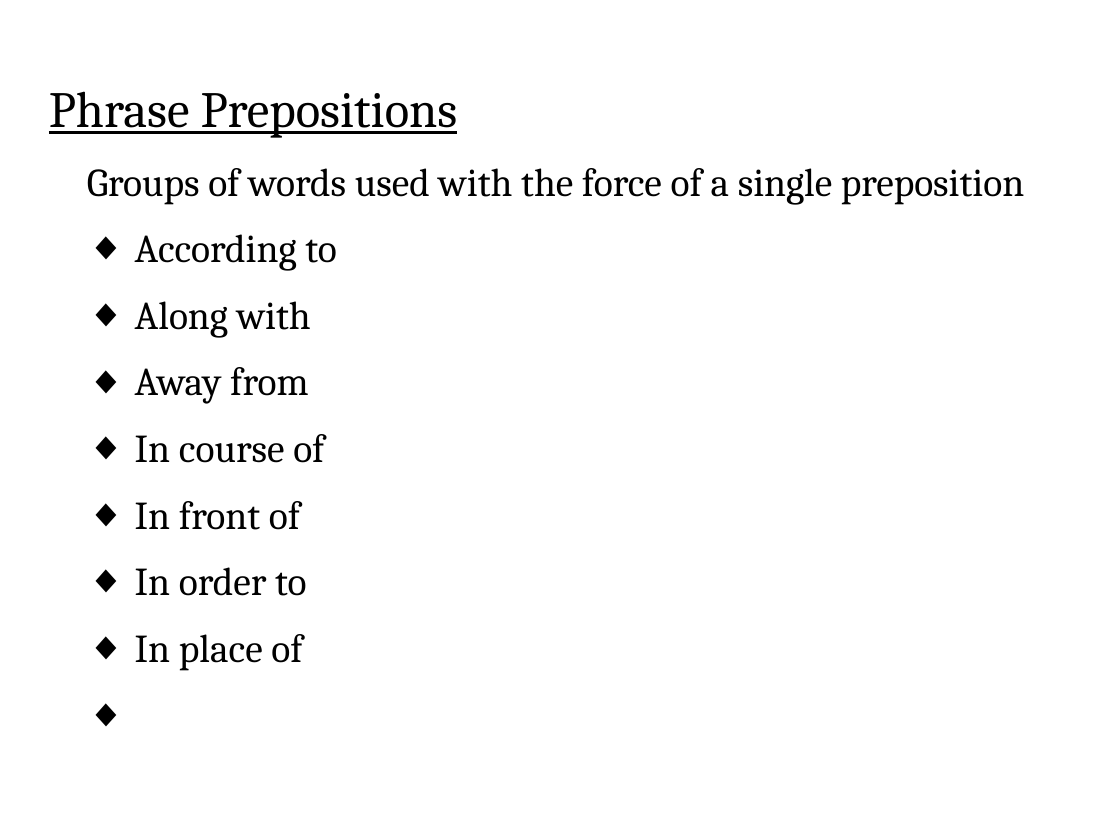
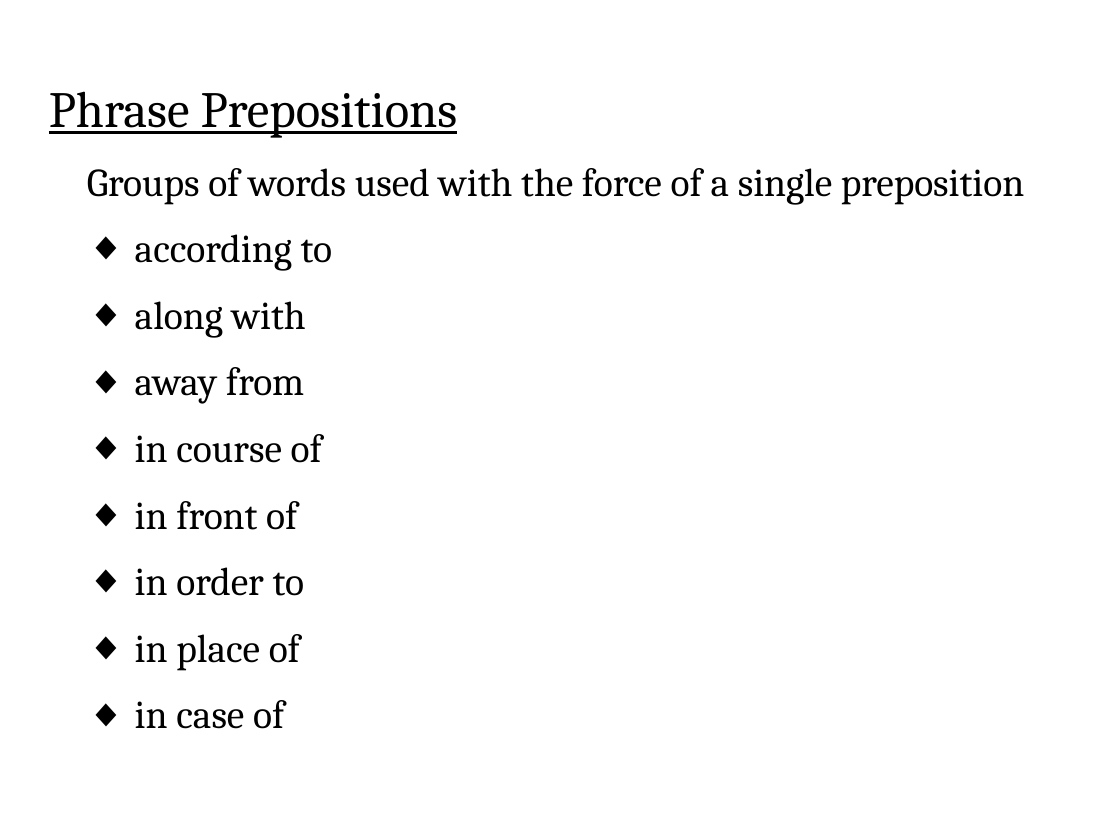
Before and after one commit to ADILp6/IBIT, a slide deck: slide 21 of Sunday_Tuesday_Thursday/Class_4_12February_2019/Lecture.ppt (slide 20 before the commit). Drawn at 1120x840 pixels with LibreOffice and Linux fonts; fonts in the diff are those of the drawing. Boxes give left, top, right and bottom in pixels: in the first picture for what was removed or moved away, otherwise in the second. Text is boxed around its words. In the diff, an @@ line names an element or a change of style, - is before the commit and + after.

Commit message:
ppt

```diff
--- a/Sunday_Tuesday_Thursday/Class_4_12February_2019/Lecture.ppt
+++ b/Sunday_Tuesday_Thursday/Class_4_12February_2019/Lecture.ppt
@@ text at (x1=135, y1=234, x2=332, y2=729): text changed @@
-◆ According to
-◆ Along with
-◆ Away from
-◆ In course of
-◆ In front of
-◆ In order to
-◆ In place of
+◆ according to
+◆ along with
+◆ away from
+◆ in course of
+◆ in front of
+◆ in order to
+◆ in place of
+◆ in case of
```
Also in this commit, not shown: 3 slides added, 1 slide removed, 1 other file.
